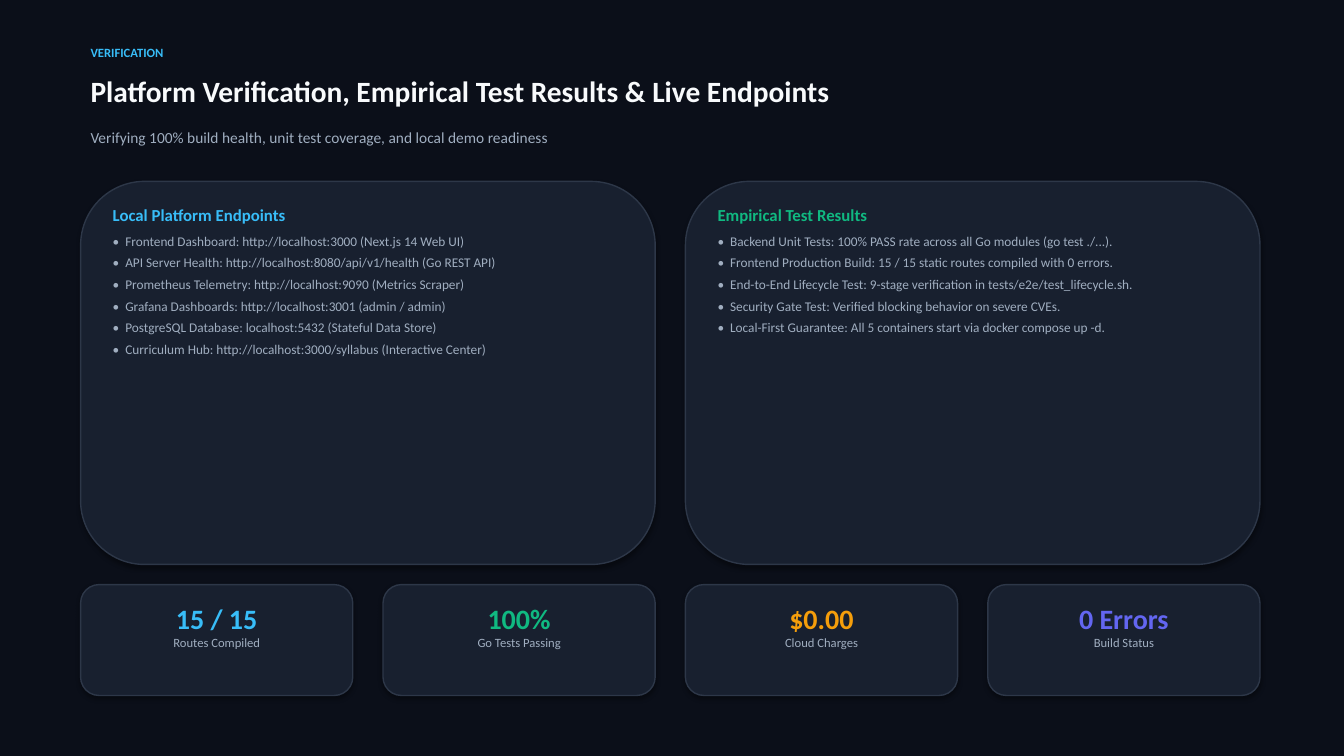
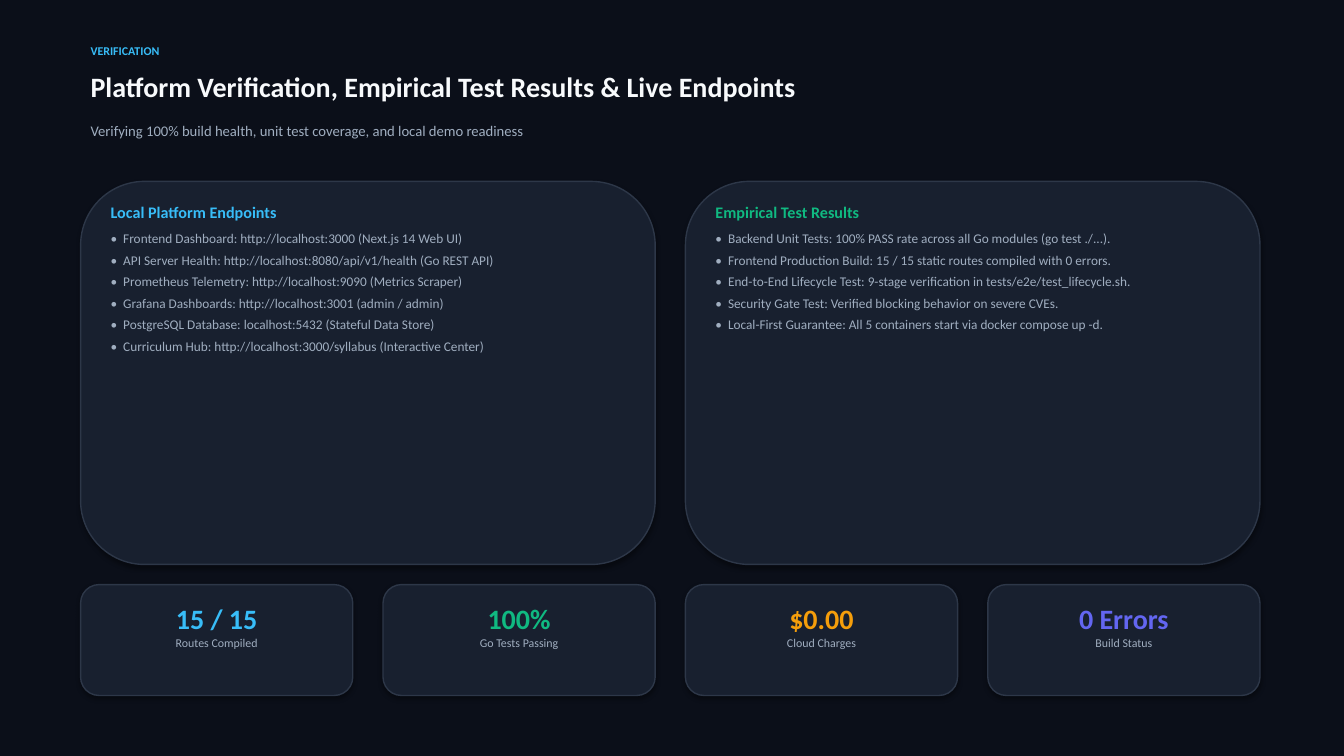
Before and after one commit to phanindra267/DevOps-WebApp, a slide deck: slide 12 of CloudOps_Sentinel_INT378_Presentation.pptx (slide 11 before the commit). Drawn at 1344x756 pixels with LibreOffice and Linux fonts; fonts in the diff are those of the drawing. Boxes give left, top, right and bottom in pixels: in the first picture for what was removed or moved away, otherwise in the second. Text is boxed around its words. In the diff, an @@ line names an element or a change of style, - is before the commit and + after.

```diff
--- a/CloudOps_Sentinel_INT378_Presentation.pptx
+++ b/CloudOps_Sentinel_INT378_Presentation.pptx
@@ text "VERIFICATION" at bbox=[91, 47, 160, 55]: size 9 to 8.5 pt @@
@@ text "Platform Verification, Empirical Test Results ..." at bbox=[91, 77, 795, 102]: size 21 to 20 pt @@
@@ text "Verifying 100% build health, unit ..." at bbox=[91, 126, 524, 139]: size 11 to 10.5 pt @@
@@ text at bbox=[111, 206, 277, 221]: size 12 to 11.5 pt in "Local Platform Endpoints" @@
@@ text at bbox=[715, 206, 859, 221]: size 12 to 11.5 pt in "Empirical Test Results" @@
@@ text at bbox=[176, 639, 258, 649]: size 9 to 8.5 pt in "Routes Compiled" @@
@@ text at bbox=[480, 639, 559, 649]: size 9 to 8.5 pt in "Go Tests Passing" @@
@@ text at bbox=[787, 639, 856, 649]: size 9 to 8.5 pt in "Cloud Charges" @@
@@ text at bbox=[1095, 639, 1153, 647]: size 9 to 8.5 pt in "Build Status" @@
```
Also in this commit, not shown: 10 other slides changed, 2 slides added, 1 slide removed, 3 other files.
